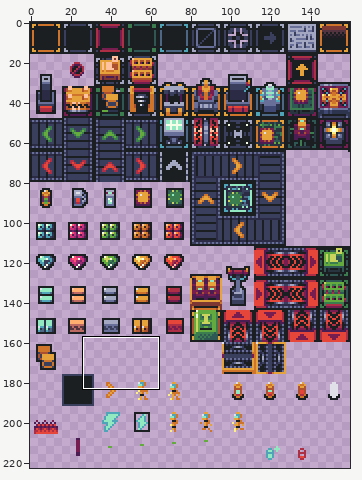
A sprite sheet gets an edit: Shared/export/s4m_ur4i_factory-o-pixelart_tileset.png. The first picture is a wide view before the edit; the outline marks the close-up.
Close-up. Before the edit:
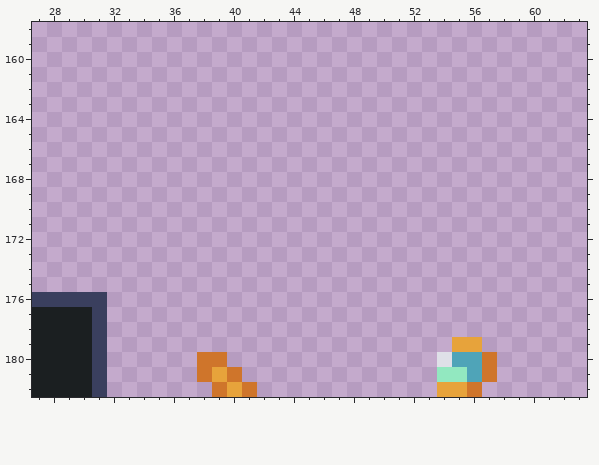
The file is 160x224 pixels. Shown: x 27..63, y 158..182. The wide view leaves out empty margins.
After the commit:
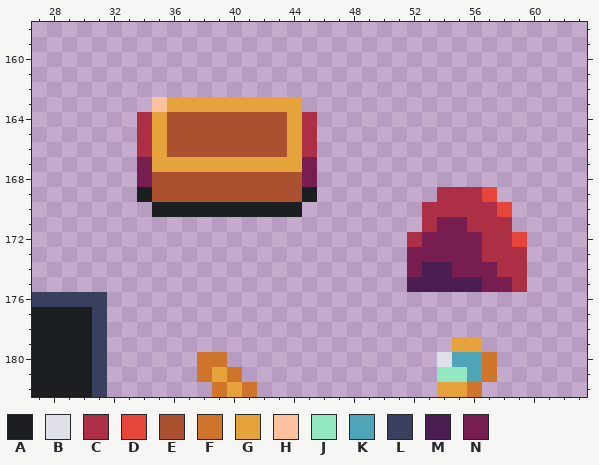
Palette (. is transparent): A #1b1f21  B #dfe0e8  C #ad2f45  D #e64539  E #ab5130  F #cf752b  G #e7a33b  H #ffc2a1  J #92e8c0  K #4fa4b8  L #3a3f5e  M #4b1d52  N #781d4f
Edits made:
Colour A now appears in row 169 at x 34 and 45; in row 170 at x 35 to 44.
Colour C now appears in rows 164 to 166 at x 34 and 45; in row 169 at x 54 to 56; in row 170 at x 53 to 57; in row 171 at x 53 and 56 to 58; in row 172 at x 52 and 57 to 58; in row 173 at x 57 to 59.
Colour C now appears in row 174 at x 58 to 59; in row 175 at x 59.
Colour D now appears in row 169 at x 57; in row 170 at x 58; in row 172 at x 59.
Colour E now appears in rows 164 to 166 at x 36 to 43; in rows 168 to 169 at x 35 to 44.
Colour G now appears in row 163 at x 36 to 44; in rows 164 to 166 at x 35 and 44; in row 167 at x 35 to 44.
Colour H now appears in row 163 at x 35.
Colour M now appears in row 174 at x 53 to 54; in row 175 at x 52 to 56.
Colour N now appears in rows 167 to 168 at x 34 and 45; in row 171 at x 54 to 55; in row 172 at x 53 to 56; in row 173 at x 52 to 56; in row 174 at x 52 and 55 to 57; in row 175 at x 57 to 58.
